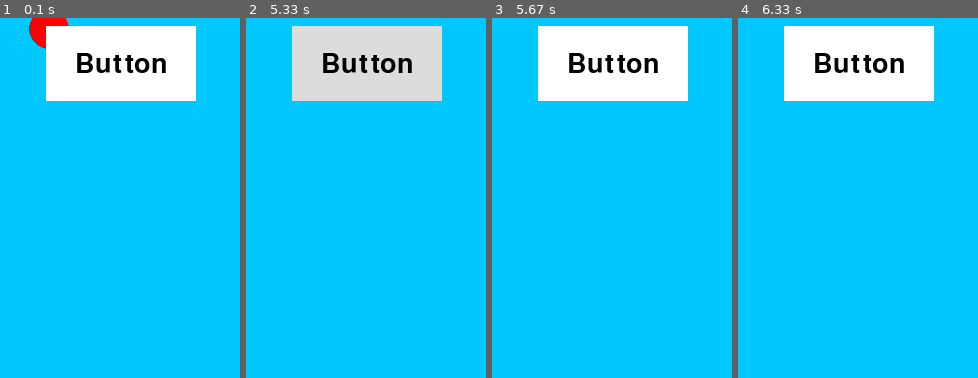
Above: before the commit, frames 1-4 (left to right).
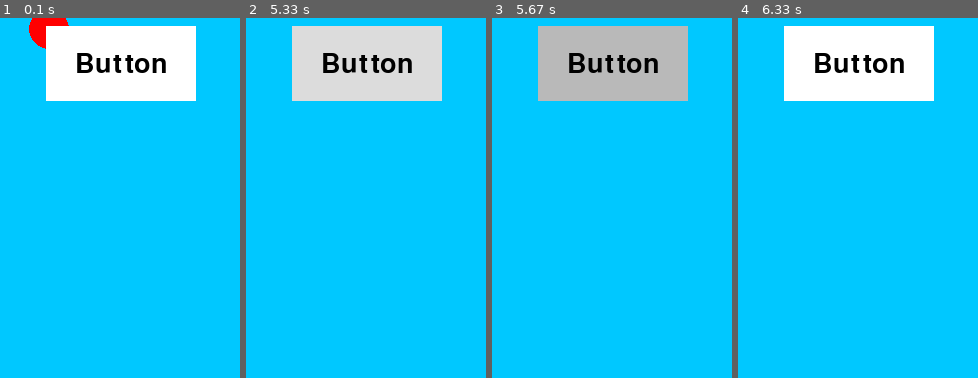
Above: after the commit, the same moments.

Repository: GameGenesis/Pygame-Utils
Game: pygame game, started from main.py
The game is run twice, just before and just after one commit, with the same random seed, the same clock (stepped at 60 frames per second) and the same inputs.
Inputs (mouse positions are % of the whole screen's width and height, from its top left):
- Up to frame 1 (0.1 s): no input
- Up to frame 2 (5.33 s): click "Button" at 0.38 s; press the mouse at (26, 12) at 0.7 s; move the mouse to (21, 19) at 0.8 s; release the mouse at (16, 26) at 0.93 s; click (30, 14) at 1.05 s; press the mouse at (26, 12) at 1.37 s; move the mouse to (34, 44) at 1.47 s; release the mouse at (42, 76) at 1.6 s; tap Space at 2.17, 2.57, 2.87, 3.07, 3.4, 3.7, 3.9, 4.2, 4.47, 4.8, 5.1 s; click (28, 13) at 5.22 s
- Up to frame 3 (5.67 s): press the mouse at (26, 12) at 5.53 s; move the mouse to (46, 49) at 5.63 s
- Up to frame 4 (6.33 s): release the mouse at (65, 85) at 5.77 s; tap Space at 5.9, 6.3 s
The pictures show only the part of the screen within x 1-51%, y 6-56%; the shares and areas given below are measured in that part.

Frames 1-2 are identical in both runs. In frame 3, 12% of the frame differs, in the area x 19-82%, y 2-24%; in frame 4, nothing differs.

Commit message:
Implement button disabling and button click color change
* Implement button press color change

* Disable on click callback if the button is disabled

Diff:
--- a/pygame_utils.py
+++ b/pygame_utils.py
@@ -13,10 +13,16 @@
                 self.buttons.append(obj)
 
     def handle_button_events(self, event, *args):
-        if event.type == pygame.MOUSEBUTTONUP:
+        if event.type == pygame.MOUSEBUTTONDOWN:
             pos = pygame.mouse.get_pos()
             for button in self.buttons:
-                if button.rect.collidepoint(pos):
+                if button.rect.collidepoint(pos) and not button.disabled:
+                    button.button_press()
+        elif event.type == pygame.MOUSEBUTTONUP:
+            pos = pygame.mouse.get_pos()
+            for button in self.buttons:
+                button.button_release()
+                if button.rect.collidepoint(pos) and not button.disabled:
                     button.call_back(*args)
 
 
